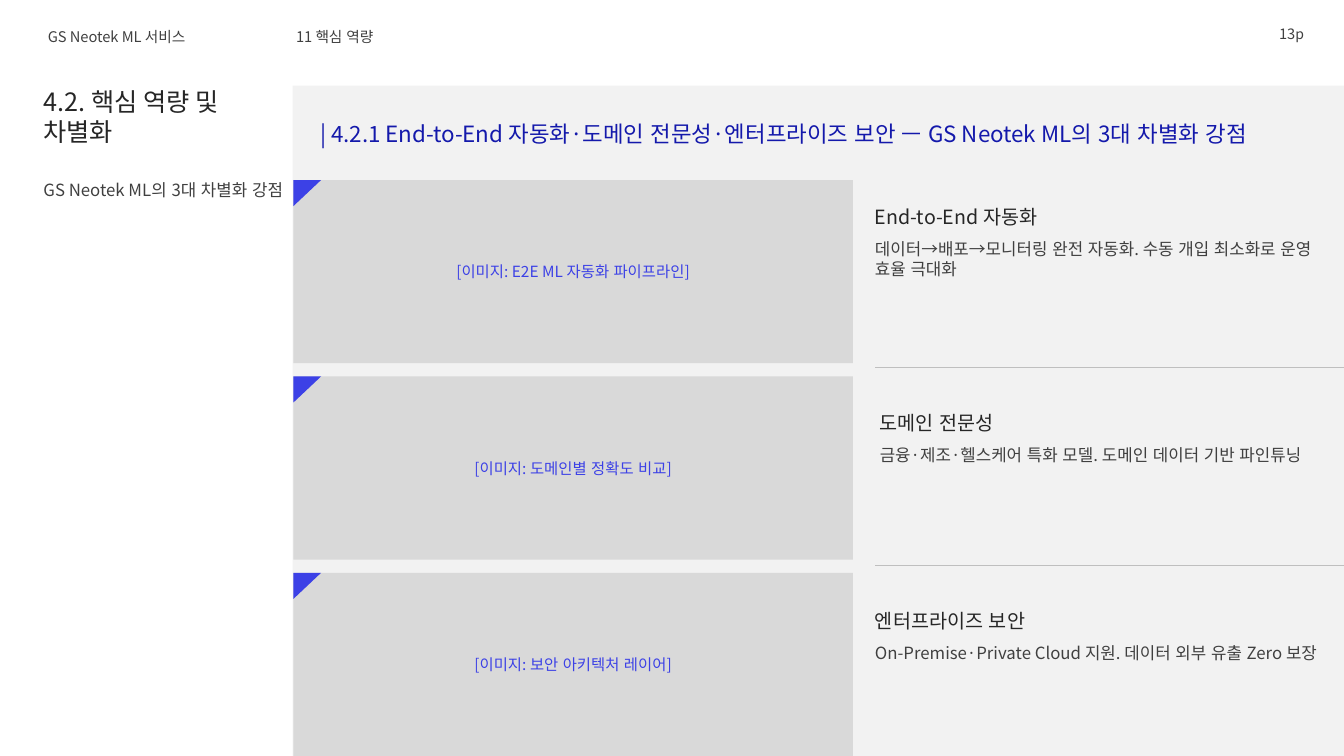
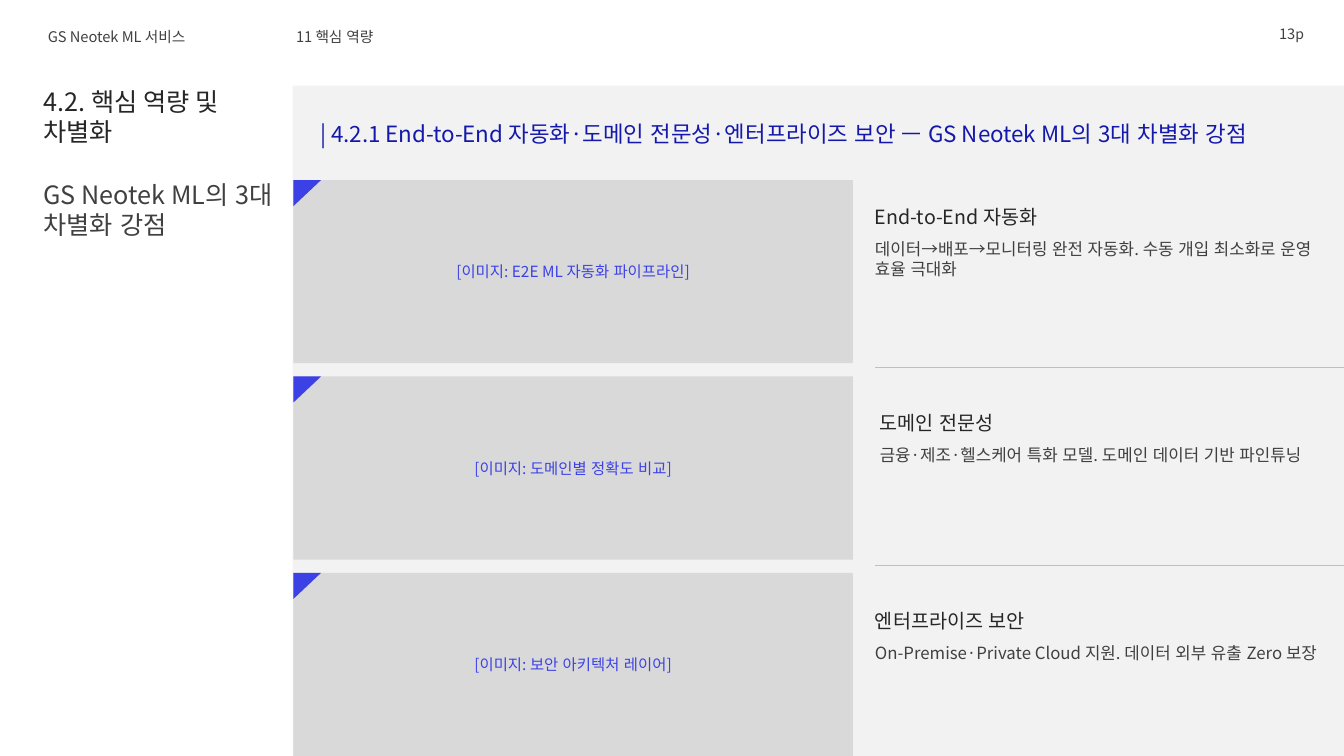
Before and after one commit to lhs6395-hslee/2026-gsn-pptx, a slide deck: slide 13 of result/머신러닝_심층_기술_가이드_재현검증.pptx. Drawn at 1344x756 pixels with LibreOffice and Linux fonts; fonts in the diff are those of the drawing; background and template pictures are left out. Boxes give left, top, right and bottom in pixels: in the first picture for what was removed or moved away, otherwise in the second. Text is boxed around its words. In the diff, an @@ line names an element or a change of style, - is before the commit and + after.

```diff
--- a/result/머신러닝_심층_기술_가이드_재현검증.pptx
+++ b/result/머신러닝_심층_기술_가이드_재현검증.pptx
@@ text "GS Neotek ML의 3대 차별화 ..." at [43, 183, 273, 236]: size 12 to 18 pt @@
```
Also in this commit, not shown: 8 other slides changed, 3 other files.
